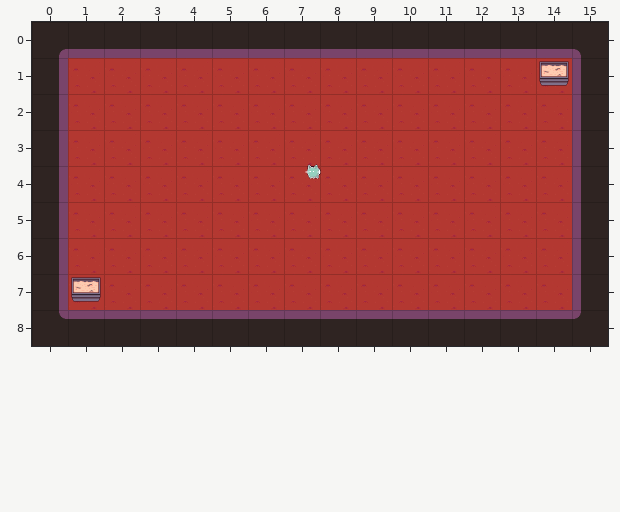
An edit to a level. Tiled map (JSON), assets/tiled/df_5.json. That is the earlier state.
Cells are 64x64 px. Shown: x 0..15, y 0..8.
And afterwards:
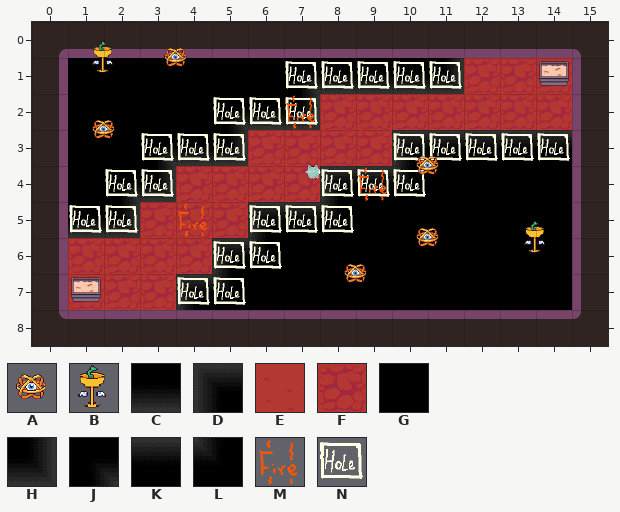
Key: from "room_tileset": A 27, B 29, C 88, D 90, E 100, F 101, G 113, H 116, J 117, K 163, L 164, M 225, N 227.
_ is an empty cell.
Objects are placed by their top-left corner, in cells (3,4 is the top-left corner of cell 3,4); size is 1x1 cell unless given.
Tiles replaced or removed in this view: E.
From old to new:
Changed rows in their new state; . is an unchanged cell.
Layer "background":
first column x 1:
1 GGGGGGJCCCHFFF
2 GGGGJCHFFFFFFF
3 GGJCHFFFFDKKKK
4 GJHFFFFDKLGGGG
5 CHFFFDKLGGGGGG
6 FFFFDLGGGGGGGG
7 FFFDLGGGGGGGGG
Layer "holes":
added: N at 7,1
added: N at 8,1
added: N at 9,1
added: N at 10,1
added: N at 11,1
added: N at 6,2
added: N at 7,2
added: N at 5,2
added: N at 4,3
added: N at 5,3
added: N at 10,3
added: N at 11,3
added: N at 12,3
added: N at 13,3
added: N at 14,3
added: N at 3,3
added: N at 8,4
added: N at 9,4
added: N at 2,4
added: N at 3,4
added: N at 10,4
added: N at 1,5
added: N at 2,5
added: N at 6,5
added: N at 7,5
added: N at 8,5
added: N at 5,6
added: N at 6,6
added: N at 4,7
added: N at 5,7
Layer "moving_fires":
added: M "Verti" at 7,2
added: M "Verti" at 9,4
added: M "Verti" at 4,5
Layer "enemies":
added: B "eS_0" at 1.5,0.5
added: A "eO_0" at 3.5,0.5
added: A "eO_0" at 1.5,2.5
added: A "eO_0" at 10.5,3.5
added: B "eS_0" at 13.5,5.5
added: A "eO_0" at 10.5,5.5
added: A "eO_0" at 8.5,6.5
Where, in picture pixels (left, top, right, bottom), the same in both pictures:
changed: (68, 41, 572, 310)
